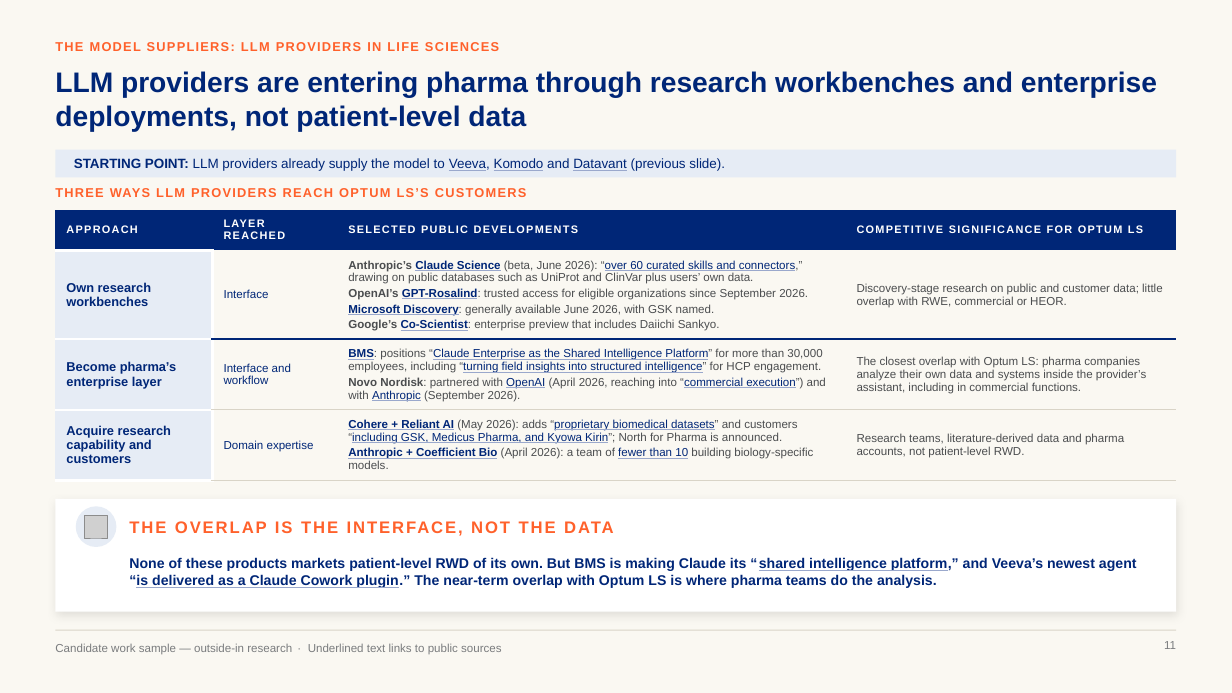
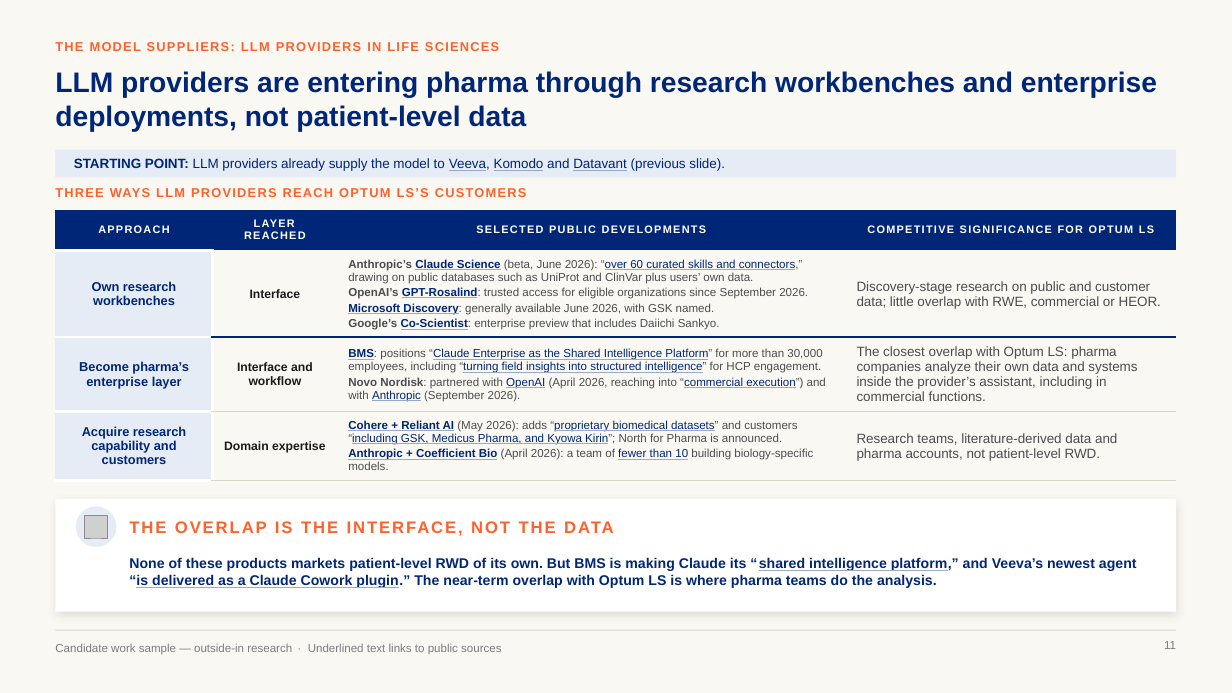
Before and after one commit to marinojt/test, a slide deck: slide 11 of deck/Optum-LS-Conversational-AI-10.16.pptx. Drawn at 1232x693 pixels with LibreOffice and Linux fonts; fonts in the diff are those of the drawing; grey boxes stand for pictures. Boxes give left, top, right and bottom in pixels: in the first picture for what was removed or moved away, otherwise in the second. Text is boxed around its words. In the diff, an @@ line names an element or a change of style, - is before the commit and + after.

```diff
--- a/deck/Optum-LS-Conversational-AI-10.16.pptx
+++ b/deck/Optum-LS-Conversational-AI-10.16.pptx
@@ table at (55,210,1177,481) @@
@@ size 9 to 9.5 pt, text colour #002677 to #1A1A1A, bold on in "Interface", "Interface and workflow", "Domain expertise" @@
@@ size 9 to 10.5 pt in "Discovery-stage research on public and customer data; ...", "The closest overlap with Optum LS: pharma ...", "Research teams, literature-derived data and pharma accounts, ..." @@
@@ alignment left to centre @@
```
Also in this commit, not shown: 1 other slide changed, 3 other files.
